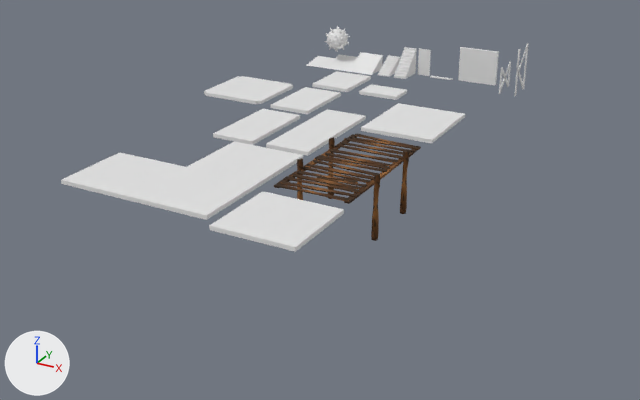
The glTF model gameplay/props/props Import/ScaleRefMeshlib.glb, before and after one commit.
Both versions are drawn from a 50 mm lens placed at (36.1, -68.2, 19.3), pointed at (11.7, -23.7, -2.9). Every picture has the same lights, and +X, +Y and +Z are marked at lower left. The older version comes first. Vertices at exactly the same position are counted once.

Objects in the first picture: '3mWallScaleRef', '3x4Plane', '3x5Plane', '3x6Plane', '3x8Plane', '5x10Plane', '5x5Corner', '5x5Plane', '5x6Plane', 'BasicLivingRoomScaleRef.001', 'Ramp30dRef' and 10 more.
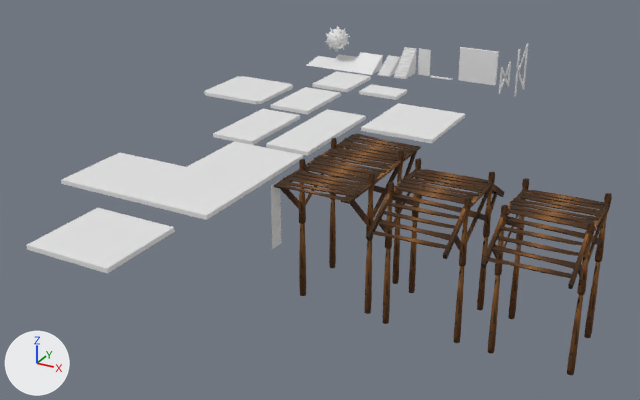
Changed parts and their boxes [x1, y1, x2, y2] in the pictures (640 x 400 px; the box of a moved part takes in the faces that stretch with it):
'5x5Plane', moved: before [209, 191, 344, 252]; after [26, 208, 175, 273]
'5x10Plane', reshaped (68% taller): before [274, 134, 421, 241]; after [274, 134, 421, 314]
'5x10Bridge.001', added (brown): after [481, 178, 612, 375]
'5x10Bridge', added (brown): after [366, 158, 504, 343]
'5x5Corner.001', added: after [271, 180, 281, 250]
part 1 of me_cube_019, moved or reshaped: before [306, 165, 364, 178]; after [332, 148, 398, 161]
part 2 of me_cube_019, moved or reshaped: before [274, 135, 420, 241]; after [274, 135, 418, 314]

What changed in the scene script:
```text
Change me_cube_019:
    used by ob_5x10plane; location = (11.8, -29.62, 0.25)
    remove me_cube_019.from_pydata(...)  # 2650 vertices, 5200 faces; spans x -0.2..5.25, y 0.08..10.06, z -3.45..0.6
    add me_cube_019.from_pydata(...)  # 2868 vertices, 5494 faces; spans x -0.05..4.98, y 0.08..10.06, z -8.38..0.6
    me_cube_019 part 1: the loose piece of 106 vertices spanning x 0.21..4.66, y 3.52..3.93, z -0.05..0.01 is multiplied about its middle by the matrix ((0.999, -0.054, 0.0), (0.043, 1.252, 0.0), (0.0, 0.0, 1.0)), then moved by (0.0, 3.25, 0.0)
    me_cube_019 part 2: 1445 vertices moved from x -0.2..5.25, y 0.18..9.89, z -3.45..0.6 to x -0.05..4.93, y 0.18..9.89, z -3.45..0.6; 191 vertices removed from x 0.21..4.68, y 2.19..8.13, z -0.06..0.02; 409 vertices added at x -0.05..4.9, y 0.41..9.7, z -8.38..0.02
Add me_plane_027:
    me_plane_027.from_pydata([(0.0, 0.0, 0.0), (0.0, 1.0, 0.0), (0.0, 0.0, -1.0), (0.0, 0.0, -2.0), (0.0, 1.0, -1.0), (0.0, 1.0, -2.0), (0.0, 1.0, -3.0), (0.0, 0.0, -3.0), (0.0, 0.0, -4.0), (0.0, 1.0, -4.0)], [], [(4, 2, 3), (4, 3, 5), (1, 0, 2), (1, 2, 4), (6, 7, 8), (6, 8, 9), (5, 3, 7), (5, 7, 6)])
Add me_cube_017:
    me_cube_017.from_pydata(...)  # 2094 vertices, 3948 faces; spans x -0.05..4.93, y 0.24..7.4, z -6.69..2.29
    me_cube_017.materials.append(mat_wood_fk)  # picture img_textureset_wood_fk_v01
Add me_cube_015:
    me_cube_015.from_pydata(...)  # 2468 vertices, 4626 faces; spans x -0.05..4.93, y 0.24..9.77, z -6.69..2.29
    me_cube_015.materials.append(mat_wood_fk)  # picture img_textureset_wood_fk_v01
Change ob_5x5plane:
    ob_5x5plane.location: (11.84, -35.54, 0.25) -> (5.42, -41.55, 0.25)
Add ob_5x5corner_001:
    ob_5x5corner_001 = bpy.data.objects.new('5x5Corner.001', me_plane_027)
    ob_5x5corner_001.location = (11.8, -29.62, 0.25)
Add ob_5x10bridge_001:
    ob_5x10bridge_001 = bpy.data.objects.new('5x10Bridge.001', me_cube_017)
    ob_5x10bridge_001.location = (23.92, -29.62, -1.75)
Add ob_5x10bridge:
    ob_5x10bridge = bpy.data.objects.new('5x10Bridge', me_cube_015)
    ob_5x10bridge.location = (17.44, -29.62, -1.75)
```
